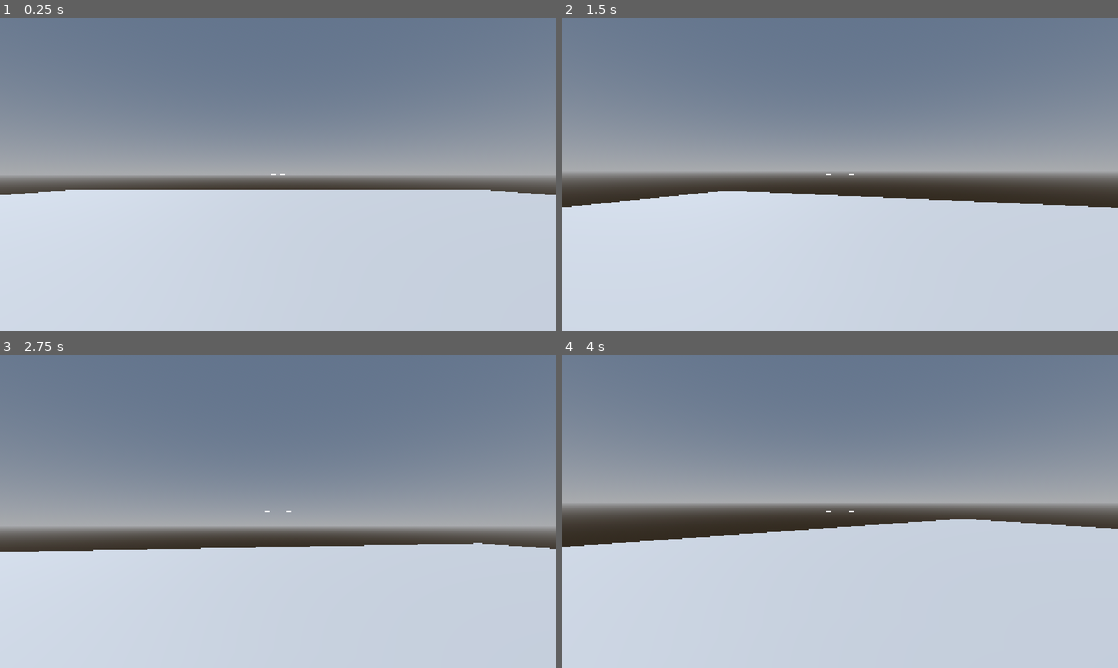
Above: before the commit, frames 1-4 (two rows, left to right).
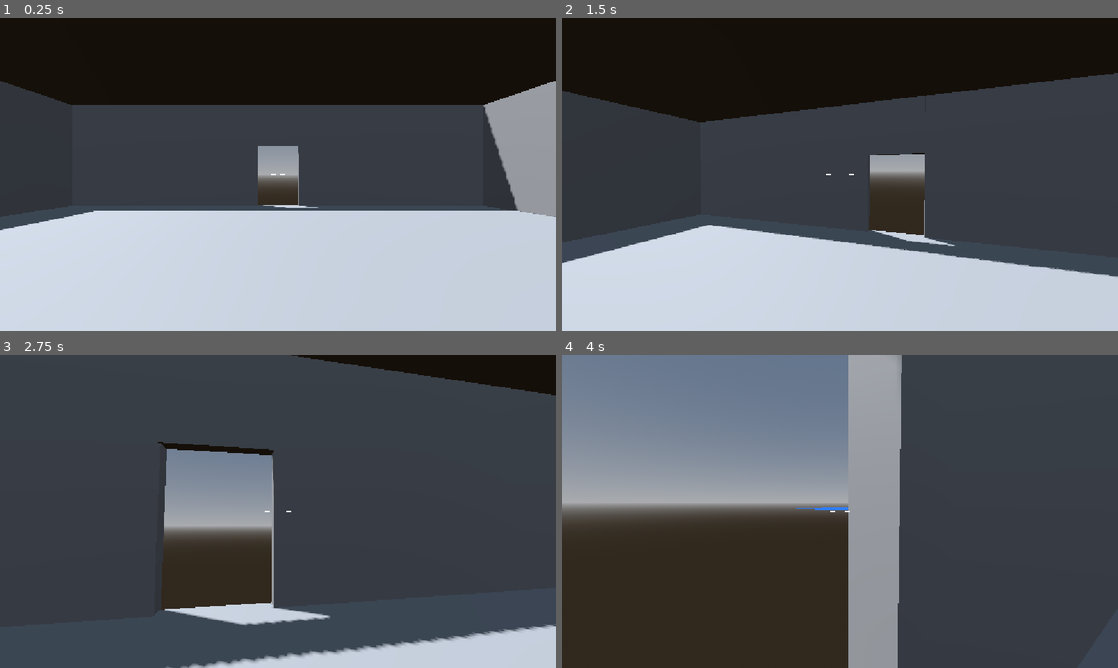
Above: after the commit, the same moments.

Repository: DoodleGarbage/Scream-Jam-Anti-Viral-Spiral
Game: Godot game, scene res://3d_game.tscn
The game is run twice, just before and just after one commit, with the same random seed, the same clock (stepped at 60 frames per second) and the same inputs. The engine's default icon, where the game draws it, is replaced by a stand-in: a white triangle on a blue panel in a dark square.
Inputs (mouse positions are in pixels of both pictures, inside the frame that each line leads up to):
- Up to frame 1 (0.25 s): no input
- Up to frame 2 (1.5 s): tap Enter (ui_accept) at 0.5 s; move the mouse to (867, 174) at 0.52 s; hold W (forward) from 0.53 s (still down); tap Ctrl (crouch) at 0.6 s; tap Space (jump) at 0.77 s; move the mouse to (812, 174) at 1.27 s; tap E (interact) at 1.35 s
- Up to frame 3 (2.75 s): keep holding W (forward); tap Space (jump) at 1.52 s; move the mouse to (289, 505) at 2.02 s; tap Shift (sprint) at 2.1 s
- Up to frame 4 (4 s): keep holding W (forward); move the mouse to (834, 517) at 2.77 s; tap Ctrl (crouch) at 2.85 s; tap Space (jump) at 3.02, 3.77 s; move the mouse to (878, 514) at 3.52 s; tap E (interact) at 3.6 s

The runs differ from the first frame. In frame 1, 58% of the frame differs, in the area x 0-100%, y 0-68%; in frame 2, 70%; in frame 3, 87%, in the area x 0-100%, y 0-100%; in frame 4, 68%.

Commit message:
Add some demo construction

Diff:
--- a/3d_game.tscn
+++ b/3d_game.tscn
@@ -20,8 +20,15 @@
 sky = SubResource("Sky_c7xmk")
 glow_enabled = true
 
+[sub_resource type="StandardMaterial3D" id="StandardMaterial3D_fodyg"]
+albedo_color = Color(0, 0.2901961, 1, 1)
+
+[sub_resource type="PlaneMesh" id="PlaneMesh_c4qn5"]
+material = SubResource("StandardMaterial3D_fodyg")
+size = Vector2(80, 30)
+
 [sub_resource type="PlaneMesh" id="PlaneMesh_8s5l4"]
-size = Vector2(40, 40)
+size = Vector2(20, 20)
 
 [sub_resource type="StandardMaterial3D" id="StandardMaterial3D_c4qn5"]
 albedo_color = Color(0.5398569, 0.10386274, 0.17595893, 1)
@@ -32,6 +39,21 @@
 
 [sub_resource type="BoxShape3D" id="BoxShape3D_8s5l4"]
 size = Vector3(2, 1, 1)
+
+[sub_resource type="BoxMesh" id="BoxMesh_c4qn5"]
+size = Vector3(20, 5, 0.3)
+
+[sub_resource type="BoxShape3D" id="BoxShape3D_c4qn5"]
+size = Vector3(20, 5, 0.3)
+
+[sub_resource type="BoxMesh" id="BoxMesh_fodyg"]
+size = Vector3(0.3, 5, 9)
+
+[sub_resource type="BoxShape3D" id="BoxShape3D_fodyg"]
+size = Vector3(1, 5, 9)
+
+[sub_resource type="BoxMesh" id="BoxMesh_2d2xd"]
+size = Vector3(0.3, 2, 2)
 
 [sub_resource type="WorldBoundaryShape3D" id="WorldBoundaryShape3D_8s5l4"]
 
@@ -67,20 +89,81 @@
 
 [node name="Meshes" type="Node3D" parent="3DRoot" unique_id=501058216]
 
-[node name="Floor" type="MeshInstance3D" parent="3DRoot/Meshes" unique_id=1715131145]
+[node name="Water" type="MeshInstance3D" parent="3DRoot/Meshes" unique_id=2048650639]
+transform = Transform3D(0.85639083, 0, 0.5163281, 0, 1, 0, -0.5163281, 0, 0.85639083, 29.398369, 0, 46.866623)
+mesh = SubResource("PlaneMesh_c4qn5")
+
+[node name="FollyHouse" type="Node3D" parent="3DRoot/Meshes" unique_id=1334321014]
+
+[node name="Floor" type="MeshInstance3D" parent="3DRoot/Meshes/FollyHouse" unique_id=1715131145]
 mesh = SubResource("PlaneMesh_8s5l4")
 
-[node name="Bed" type="MeshInstance3D" parent="3DRoot/Meshes" unique_id=676994355]
+[node name="Ceil" type="MeshInstance3D" parent="3DRoot/Meshes/FollyHouse" unique_id=1337196617]
+transform = Transform3D(-1, -8.742278e-08, 0, 8.742278e-08, -1, 0, 0, 0, 1, 0, 4.816078, 0)
+mesh = SubResource("PlaneMesh_8s5l4")
+
+[node name="Bed" type="MeshInstance3D" parent="3DRoot/Meshes/FollyHouse" unique_id=676994355]
 transform = Transform3D(1, 0, 0, 0, 1, 0, 0, 0, 1, 0, 0.6333084, 7.2739806)
 mesh = SubResource("BoxMesh_8s5l4")
 
-[node name="SceneSwitcher" type="Area3D" parent="3DRoot/Meshes/Bed" unique_id=1396285217]
+[node name="SceneSwitcher" type="Area3D" parent="3DRoot/Meshes/FollyHouse/Bed" unique_id=1396285217]
 transform = Transform3D(1, 0, 0, 0, 1, 0, 0, 0, 1, 0, -0.23773777, 0)
 collision_layer = 2
 script = ExtResource("4_m5plj")
 
-[node name="CollisionShape3D" type="CollisionShape3D" parent="3DRoot/Meshes/Bed/SceneSwitcher" unique_id=1903697578]
+[node name="CollisionShape3D" type="CollisionShape3D" parent="3DRoot/Meshes/FollyHouse/Bed/SceneSwitcher" unique_id=1903697578]
 shape = SubResource("BoxShape3D_8s5l4")
+
+[node name="Walls" type="Node3D" parent="3DRoot/Meshes/FollyHouse" unique_id=560740371]
+
+[node name="Wall" type="MeshInstance3D" parent="3DRoot/Meshes/FollyHouse/Walls" unique_id=836600118]
+transform = Transform3D(1, 0, 0, 0, 1, 0, 0, 0, 1, 0, 2.384355, 9.957332)
+mesh = SubResource("BoxMesh_c4qn5")
+
+[node name="StaticBody3D" type="StaticBody3D" parent="3DRoot/Meshes/FollyHouse/Walls/Wall" unique_id=426523091]
+
+[node name="CollisionShape3D" type="CollisionShape3D" parent="3DRoot/Meshes/FollyHouse/Walls/Wall/StaticBody3D" unique_id=1178994615]
+shape = SubResource("BoxShape3D_c4qn5")
+
+[node name="Wall2" type="MeshInstance3D" parent="3DRoot/Meshes/FollyHouse/Walls" unique_id=33415753]
+transform = Transform3D(1, 0, 0, 0, 1, 0, 0, 0, 1, 0, 2.384355, -9.989051)
+mesh = SubResource("BoxMesh_c4qn5")
+
+[node name="StaticBody3D" type="StaticBody3D" parent="3DRoot/Meshes/FollyHouse/Walls/Wall2" unique_id=1571991961]
+
+[node name="CollisionShape3D" type="CollisionShape3D" parent="3DRoot/Meshes/FollyHouse/Walls/Wall2/StaticBody3D" unique_id=1808080862]
+shape = SubResource("BoxShape3D_c4qn5")
+
+[node name="Wall3" type="MeshInstance3D" parent="3DRoot/Meshes/FollyHouse/Walls" unique_id=682497350]
+transform = Transform3D(-4.371139e-08, 0, 1, 0, 1, 0, -1, 0, -4.371139e-08, -9.874971, 2.384355, -0.033688545)
+mesh = SubResource("BoxMesh_c4qn5")
+
+[node name="StaticBody3D" type="StaticBody3D" parent="3DRoot/Meshes/FollyHouse/Walls/Wall3" unique_id=1953279069]
+
+[node name="CollisionShape3D" type="CollisionShape3D" parent="3DRoot/Meshes/FollyHouse/Walls/Wall3/StaticBody3D" unique_id=1634471312]
+shape = SubResource("BoxShape3D_c4qn5")
+
+[node name="DoorWall" type="MeshInstance3D" parent="3DRoot/Meshes/FollyHouse/Walls" unique_id=355648082]
+transform = Transform3D(1, 0, 0, 0, 1, 0, 0, 0, 1, 9.888397, 2.3811476, 5.4966035)
+mesh = SubResource("BoxMesh_fodyg")
+
+[node name="StaticBody3D" type="StaticBody3D" parent="3DRoot/Meshes/FollyHouse/Walls/DoorWall" unique_id=1178010152]
+
+[node name="CollisionShape3D" type="CollisionShape3D" parent="3DRoot/Meshes/FollyHouse/Walls/DoorWall/StaticBody3D" unique_id=1214764275]
+shape = SubResource("BoxShape3D_fodyg")
+
+[node name="DoorWall2" type="MeshInstance3D" parent="3DRoot/Meshes/FollyHouse/Walls" unique_id=286998324]
+transform = Transform3D(1, 0, 0, 0, 1, 0, 0, 0, 1, 9.888397, 2.3811476, -5.4717817)
+mesh = SubResource("BoxMesh_fodyg")
+
+[node name="StaticBody3D" type="StaticBody3D" parent="3DRoot/Meshes/FollyHouse/Walls/DoorWall2" unique_id=479041052]
+
+[node name="CollisionShape3D" type="CollisionShape3D" parent="3DRoot/Meshes/FollyHouse/Walls/DoorWall2/StaticBody3D" unique_id=1009282889]
+shape = SubResource("BoxShape3D_fodyg")
+
+[node name="MeshInstance3D" type="MeshInstance3D" parent="3DRoot/Meshes/FollyHouse/Walls" unique_id=627832290]
+transform = Transform3D(1, 0, 0, 0, 1, 0, 0, 0, 1, 9.872708, 3.8781981, -0.009689987)
+mesh = SubResource("BoxMesh_2d2xd")
 
 [node name="Colliders" type="Node3D" parent="3DRoot" unique_id=232224301]
 
@@ -105,4 +188,4 @@
 process_mode = 4
 position = Vector2(557, 305)
 
-[connection signal="effect" from="3DRoot/Meshes/Bed/SceneSwitcher" to="." method="switch_scene"]
+[connection signal="effect" from="3DRoot/Meshes/FollyHouse/Bed/SceneSwitcher" to="." method="switch_scene"]
